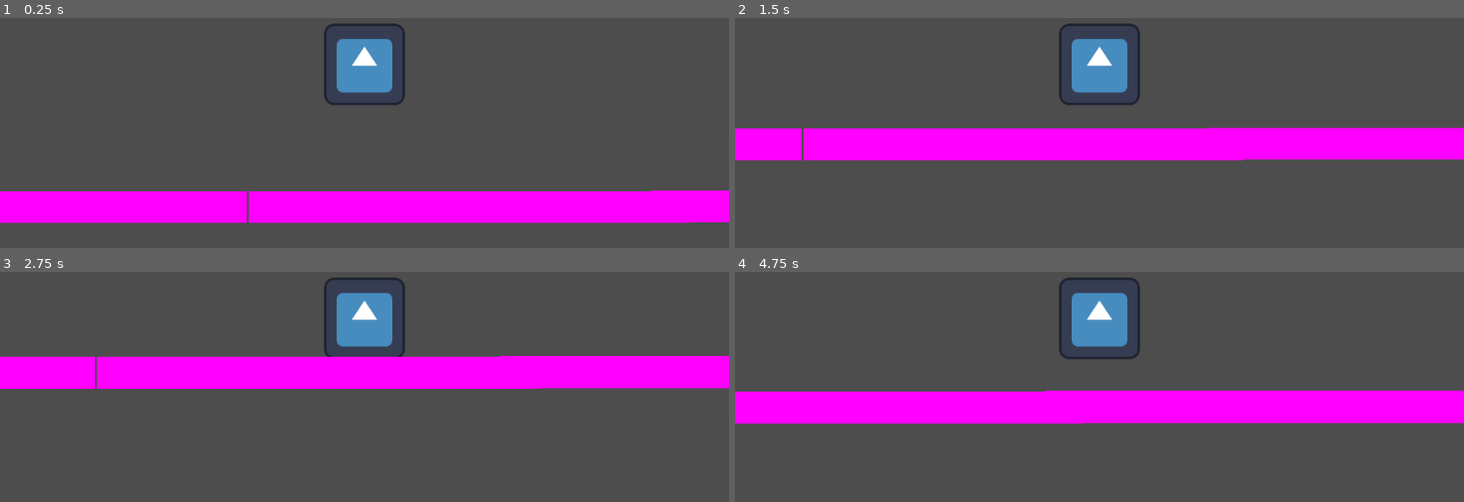
Above: before the commit, frames 1-4 (two rows, left to right).
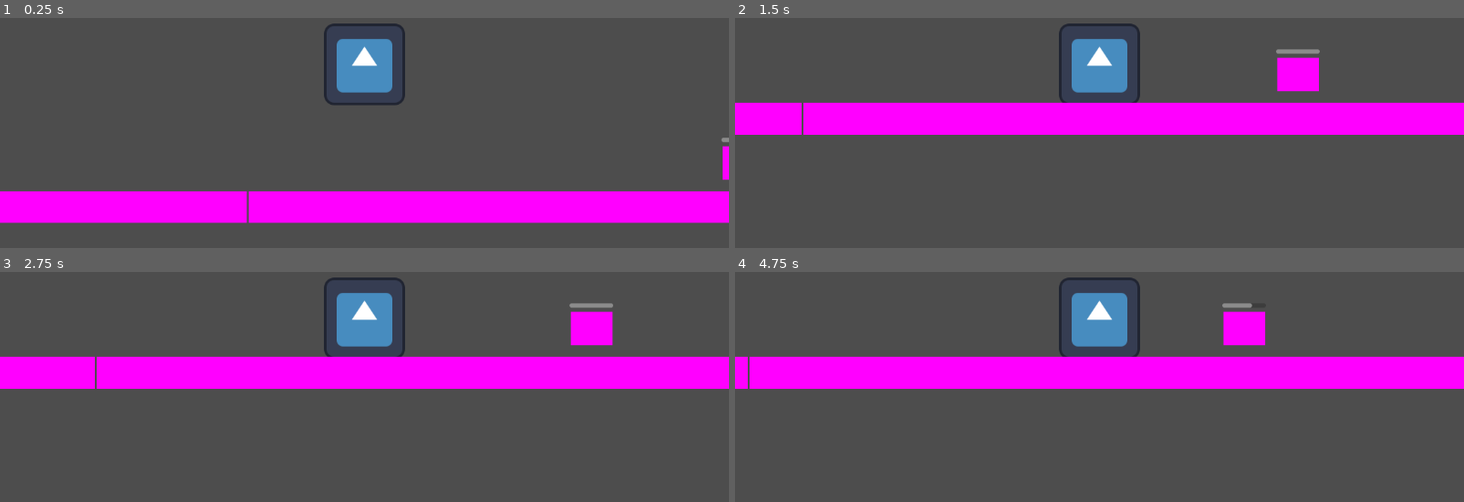
Above: after the commit, the same moments.

Repository: GoncasCC/WildingPope
Game: Godot game, scene res://Scenes/game.tscn
Same seed, same stepped clock (60 frames per second), same inputs: the game is played once before the commit and once after it. The engine's default icon, where the game draws it, is replaced by a stand-in: a white triangle on a blue panel in a dark square.
Inputs:
- Up to frame 1 (0.25 s): no input
- Up to frame 2 (1.5 s): tap Enter (ui_accept) at 0.5, 0.77, 0.8, 1.07, 1.35 s; hold Right (ui_right) from 0.53 s (still down); tap Q (ui_melee, bound only after the commit) at 0.6 s
- Up to frame 3 (2.75 s): tap Enter (ui_accept) at 1.52, 1.82, 2.3 s; tap Q (ui_melee, bound only after the commit) at 1.55, 2.1 s; release Right (ui_right) at 2.03 s; hold Left (ui_left) from 2.03 s (still down)
- Up to frame 4 (4.75 s): release Left (ui_left) at 2.78 s; hold Right (ui_right) 2.78-4.28 s; tap Q (ui_melee, bound only after the commit) at 2.85, 4.35 s; tap Enter (ui_accept) at 3.02, 3.32, 3.6, 3.77, 4.07, 4.52 s; hold Left (ui_left) from 4.28 s (still down)

The runs differ from the first frame. In frame 1, 0.2% of the frame differs, in the area x 89-100%, y 51-90%; in frame 2, 23%; in frame 3, 1.2%; in frame 4, 29%, in the area x 0-100%, y 13-66%.

Commit message:
melee attack logic

Diff:
--- /dev/null
+++ b/Scenes/enemy_1.tscn
@@ -0,0 +1,29 @@
+[gd_scene load_steps=4 format=3 uid="uid://djhk5tw8tqugu"]
+
+[ext_resource type="Script" path="res://Scripts/enemy_1.gd" id="1_u8nib"]
+
+[sub_resource type="PlaceholderTexture2D" id="PlaceholderTexture2D_ruyw1"]
+
+[sub_resource type="RectangleShape2D" id="RectangleShape2D_yjo2w"]
+size = Vector2(67, 52)
+
+[node name="Enemy1" type="CharacterBody2D"]
+script = ExtResource("1_u8nib")
+
+[node name="Sprite2D" type="Sprite2D" parent="."]
+position = Vector2(1, 2)
+scale = Vector2(66.5, 52.5)
+texture = SubResource("PlaceholderTexture2D_ruyw1")
+
+[node name="CollisionShape2D" type="CollisionShape2D" parent="."]
+position = Vector2(0.5, 1)
+shape = SubResource("RectangleShape2D_yjo2w")
+
+[node name="Health_bar" type="ProgressBar" parent="."]
+offset_left = -34.0
+offset_top = -38.0
+offset_right = 35.0
+offset_bottom = -31.0
+max_value = 30.0
+value = 30.0
+show_percentage = false
--- a/Scenes/game.tscn
+++ b/Scenes/game.tscn
@@ -1,12 +1,13 @@
-[gd_scene load_steps=3 format=3 uid="uid://bpb2wvls8gmel"]
+[gd_scene load_steps=4 format=3 uid="uid://bpb2wvls8gmel"]
 
 [ext_resource type="PackedScene" uid="uid://bw7hij46c5lnk" path="res://Scenes/pope.tscn" id="1_xay6r"]
 [ext_resource type="PackedScene" uid="uid://c8ha2prdeuuge" path="res://Scenes/simple_platform.tscn" id="2_heyh8"]
+[ext_resource type="PackedScene" uid="uid://djhk5tw8tqugu" path="res://Scenes/enemy_1.tscn" id="3_v83gk"]
 
 [node name="Game" type="Node2D"]
 
 [node name="SimplePlatform3" parent="." instance=ExtResource("2_heyh8")]
-position = Vector2(695, 452)
+position = Vector2(620, 453)
 
 [node name="Pope" parent="." instance=ExtResource("1_xay6r")]
 position = Vector2(240, 219)
@@ -16,3 +17,6 @@
 
 [node name="SimplePlatform2" parent="." instance=ExtResource("2_heyh8")]
 position = Vector2(-642, 453)
+
+[node name="Enemy1" parent="." instance=ExtResource("3_v83gk")]
+position = Vector2(838, 406)
--- a/Scenes/pope.tscn
+++ b/Scenes/pope.tscn
@@ -1,10 +1,13 @@
-[gd_scene load_steps=4 format=3 uid="uid://bw7hij46c5lnk"]
+[gd_scene load_steps=5 format=3 uid="uid://bw7hij46c5lnk"]
 
 [ext_resource type="Script" path="res://Scripts/pope.gd" id="1_0mec0"]
 [ext_resource type="Texture2D" uid="uid://dnoxhyauce5v6" path="res://icon.svg" id="1_qrwj6"]
 
 [sub_resource type="RectangleShape2D" id="RectangleShape2D_pgseg"]
 size = Vector2(120, 121)
+
+[sub_resource type="RectangleShape2D" id="RectangleShape2D_01y24"]
+size = Vector2(50.5, 121)
 
 [node name="Pope" type="CharacterBody2D"]
 script = ExtResource("1_0mec0")
@@ -19,3 +22,9 @@
 texture = ExtResource("1_qrwj6")
 
 [node name="Camera2D" type="Camera2D" parent="."]
+
+[node name="HitboxMelee" type="Area2D" parent="."]
+
+[node name="CollisionShape2D" type="CollisionShape2D" parent="HitboxMelee"]
+position = Vector2(76.75, 2)
+shape = SubResource("RectangleShape2D_01y24")
--- /dev/null
+++ b/Scripts/enemy_1.gd
@@ -0,0 +1,21 @@
+extends CharacterBody2D
+
+
+@export var health: int = 30;
+@export var max_health: int = 30;
+
+@onready var health_bar: ProgressBar = $Health_bar;
+
+func _ready():
+	health_bar.max_value = max_health;
+	health_bar.value = health;
+
+func take_damage(damage: int) -> void:
+	health -= damage
+	print("Enemy has taken ", damage, " damage. Remaining health: ", health)
+	health_bar.value = health;
+	if health <= 0:
+		die()
+
+func die() -> void:
+	queue_free() # removes enemy from scene
--- a/Scripts/pope.gd
+++ b/Scripts/pope.gd
@@ -4,9 +4,15 @@
 const SPEED = 300.0
 const JUMP_VELOCITY = -400.0
 
+
+
 # Get the gravity from the project settings to be synced with RigidBody nodes.
 var gravity = ProjectSettings.get_setting("physics/2d/default_gravity")
 
+
+@export var damage : int = 10;
+
+@onready var hitbox_melee : Area2D = $HitboxMelee;
 
 func _physics_process(delta):
 	# Add the gravity.
@@ -14,7 +20,7 @@
 		velocity.y += gravity * delta
 
 	# Handle jump.
-	if Input.is_action_just_pressed("ui_accept") and is_on_floor():
+	if Input.is_action_just_pressed("ui_up") and is_on_floor():
 		velocity.y = JUMP_VELOCITY
 
 	# Get the input direction and handle the movement/deceleration.
@@ -26,3 +32,13 @@
 		velocity.x = move_toward(velocity.x, 0, SPEED)
 
 	move_and_slide()
+
+	# Ataque melee
+	if Input.is_action_just_pressed("ui_melee"):
+		attack();
+
+
+func attack() -> void:
+	for body in hitbox_melee.get_overlapping_bodies():
+		if body.has_method("take_damage"):
+			body.take_damage(damage);
--- a/project.godot
+++ b/project.godot
@@ -14,3 +14,11 @@
 run/main_scene="res://Scenes/game.tscn"
 config/features=PackedStringArray("4.2", "Forward Plus")
 config/icon="res://icon.svg"
+
+[input]
+
+ui_melee={
+"deadzone": 0.5,
+"events": [Object(InputEventKey,"resource_local_to_scene":false,"resource_name":"","device":-1,"window_id":0,"alt_pressed":false,"shift_pressed":false,"ctrl_pressed":false,"meta_pressed":false,"pressed":false,"keycode":0,"physical_keycode":81,"key_label":0,"unicode":113,"echo":false,"script":null)
+]
+}
